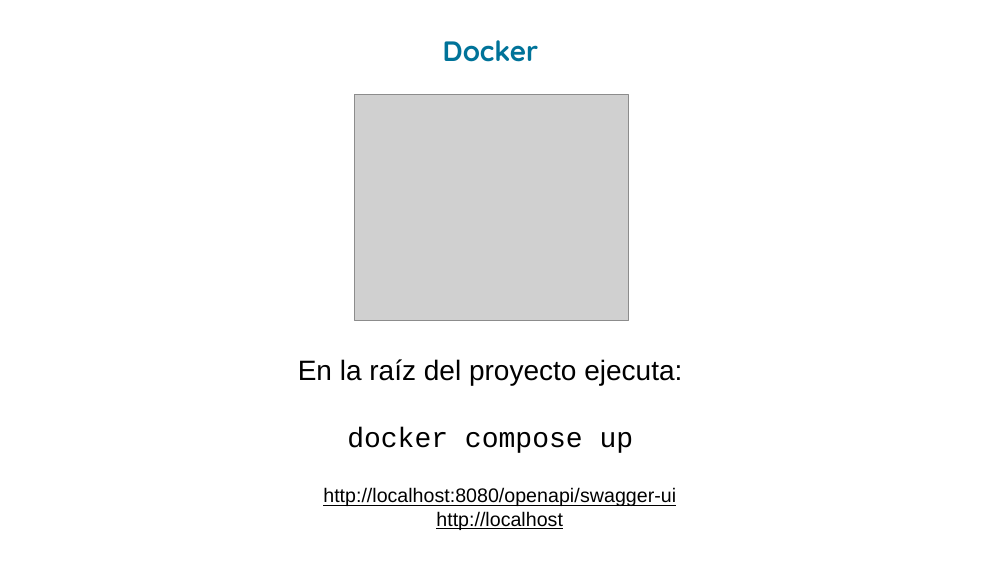
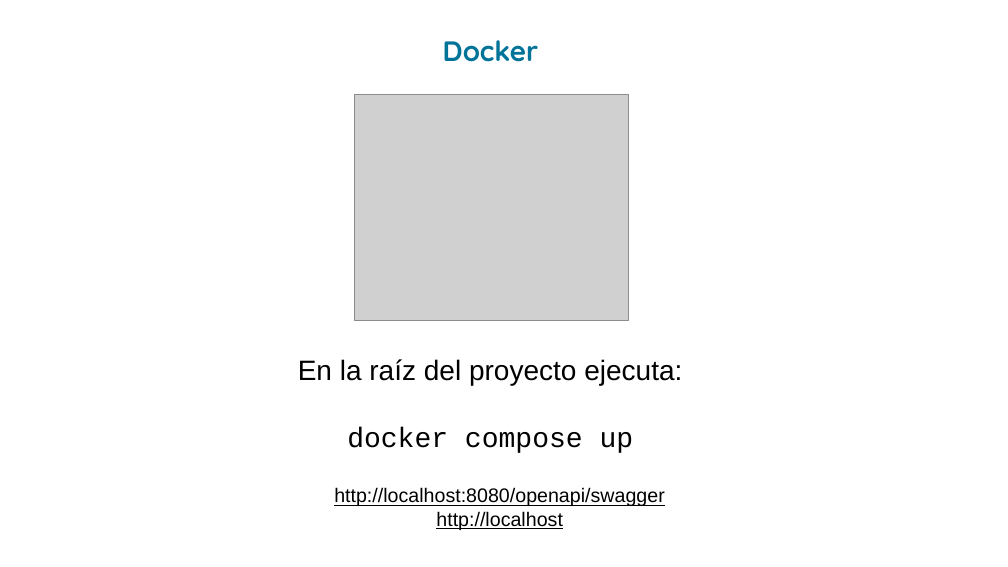
Before and after one commit to grupoinetel/curso-devops-ulpgc, a slide deck: slide 6 of ppt/curso-devops-ulpgc.pptx. Drawn at 1008x567 pixels with LibreOffice and Linux fonts; fonts in the diff are those of the drawing; grey boxes stand for pictures; background and template pictures are left out. Boxes give left, top, right and bottom in pixels: in the first picture for what was removed or moved away, otherwise in the second. Text is boxed around its words. In the diff, an @@ line names an element or a change of style, - is before the commit and + after.

Commit message:
Ajustado vínculo en la slide

```diff
--- a/ppt/curso-devops-ulpgc.pptx
+++ b/ppt/curso-devops-ulpgc.pptx
@@ text at <box>334,487,665,506</box>: text changed @@
-http://localhost:8080/openapi/swagger-ui
+http://localhost:8080/openapi/swagger
```
